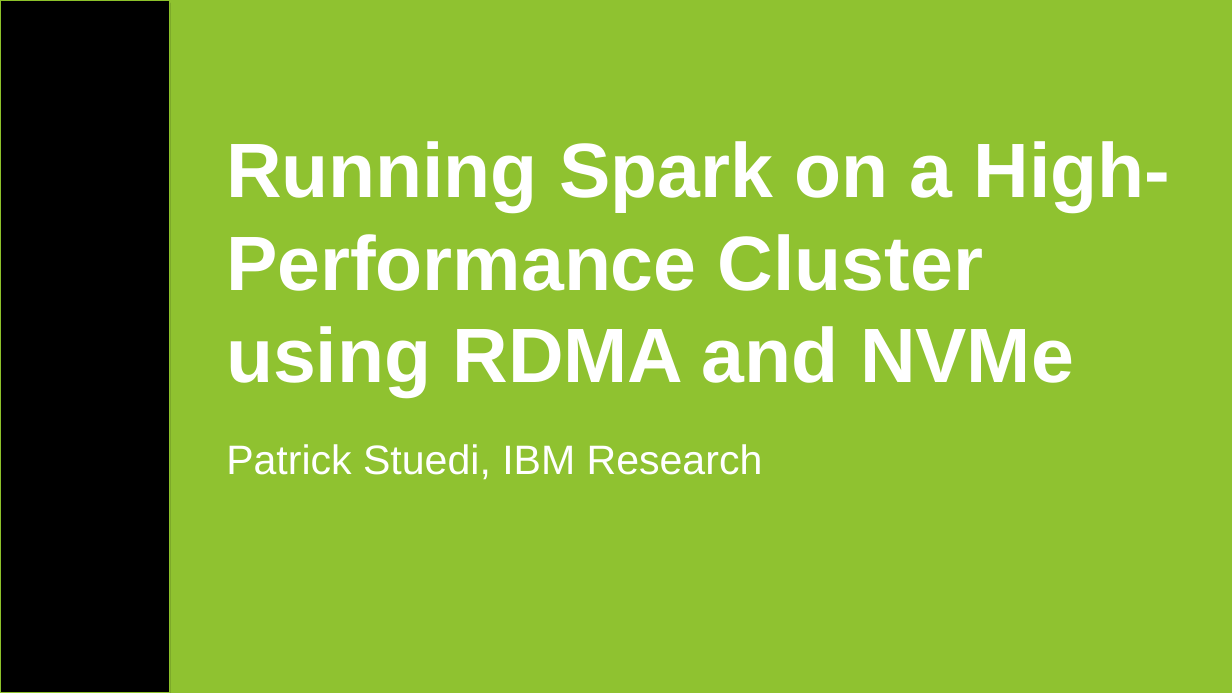
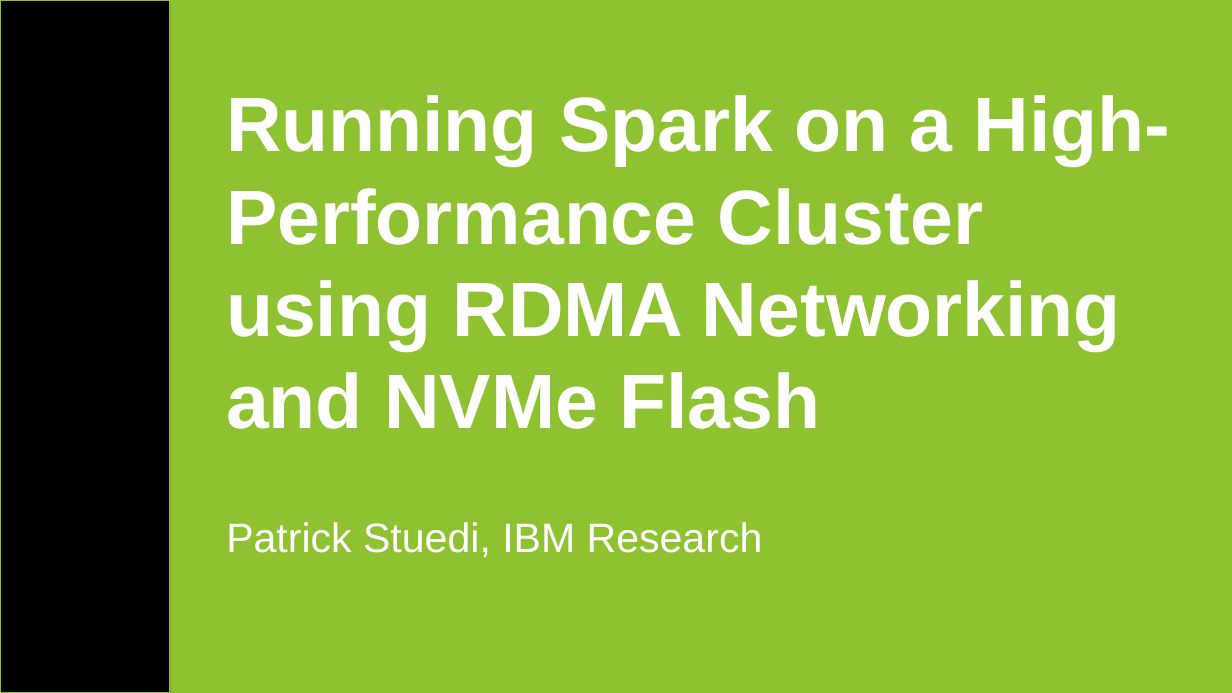
Before and after one commit to huangyibo/spark-summit-17, a slide deck: slide 1 of template.odp. Drawn at 1232x693 pixels with LibreOffice and Linux fonts; fonts in the diff are those of the drawing; background and template pictures are left out. Boxes give left, top, right and bottom in pixels: in the first picture for what was removed or moved away, otherwise in the second. Text is boxed around its words. In the diff, an @@ line names an element or a change of style, - is before the commit and + after.

```diff
--- a/template.odp
+++ b/template.odp
@@ text at (226,95,1171,429): text changed @@
-Running Spark on a High-Performance Cluster using RDMA and NVMe
+Running Spark on a High-Performance Cluster using RDMA Networking and NVMe Flash
@@ subtitle "Patrick Stuedi, IBM Research": place and size @@
-subtitle "Patrick Stuedi, IBM Research" at (226,444,763,480)
+subtitle "Patrick Stuedi, IBM Research" at (226,522,763,558)
```
Also in this commit, not shown: 1 other slide changed, 2 slides added, 1 slide removed.
